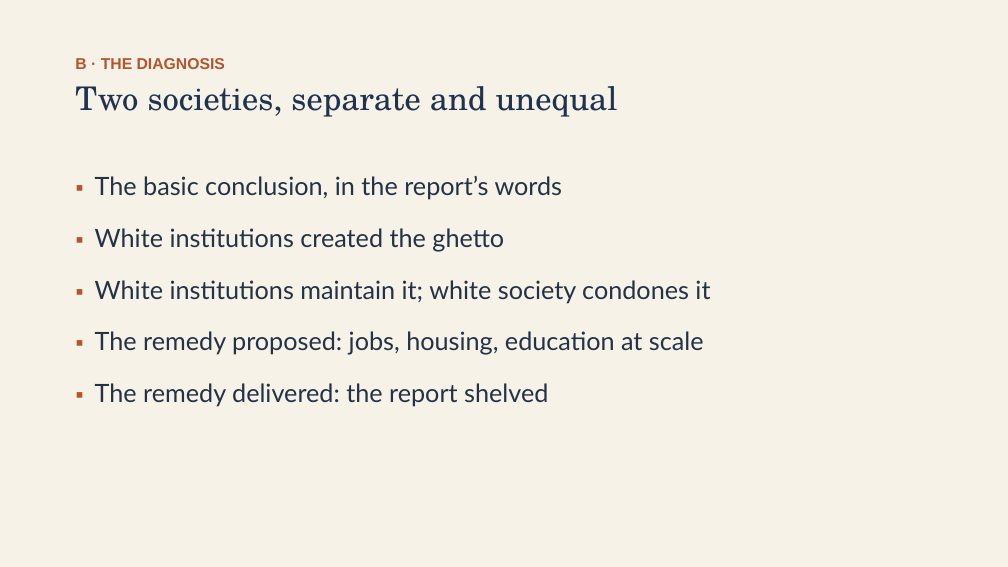
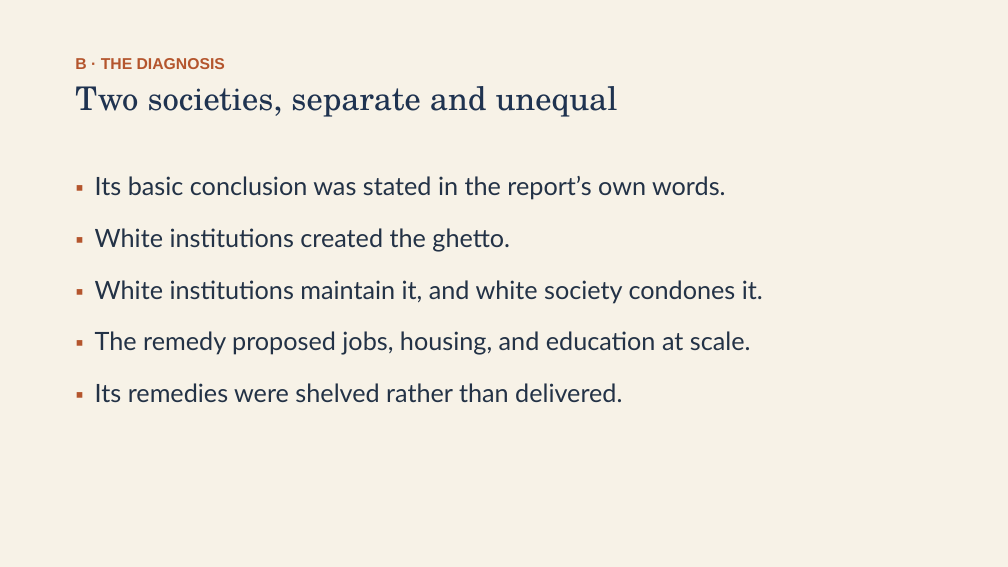
Before and after one commit to ab17gthb/humanities-curriculum-group, a slide deck: slide 7 of civil-rights/lesson-08/lesson-08-slides.pptx. Drawn at 1008x567 pixels with LibreOffice and Linux fonts; fonts in the diff are those of the drawing. Boxes give left, top, right and bottom in pixels: in the first picture for what was removed or moved away, otherwise in the second. Text is boxed around its words. In the diff, an @@ line names an element or a change of style, - is before the commit and + after.

```diff
--- a/civil-rights/lesson-08/lesson-08-slides.pptx
+++ b/civil-rights/lesson-08/lesson-08-slides.pptx
@@ text at (x1=95, y1=176, x2=763, y2=402): text changed @@
-▪ The basic conclusion, in the report’s words
-▪ White institutions created the ghetto
-▪ White institutions maintain it; white society condones it
-▪ The remedy proposed: jobs, housing, education at scale
-▪ The remedy delivered: the report shelved
+▪ Its basic conclusion was stated in the report’s own words.
+▪ White institutions created the ghetto.
+▪ White institutions maintain it, and white society condones it.
+▪ The remedy proposed jobs, housing, and education at scale.
+▪ Its remedies were shelved rather than delivered.
```
Also in this commit, not shown: 7 other slides changed, 6 other files.
